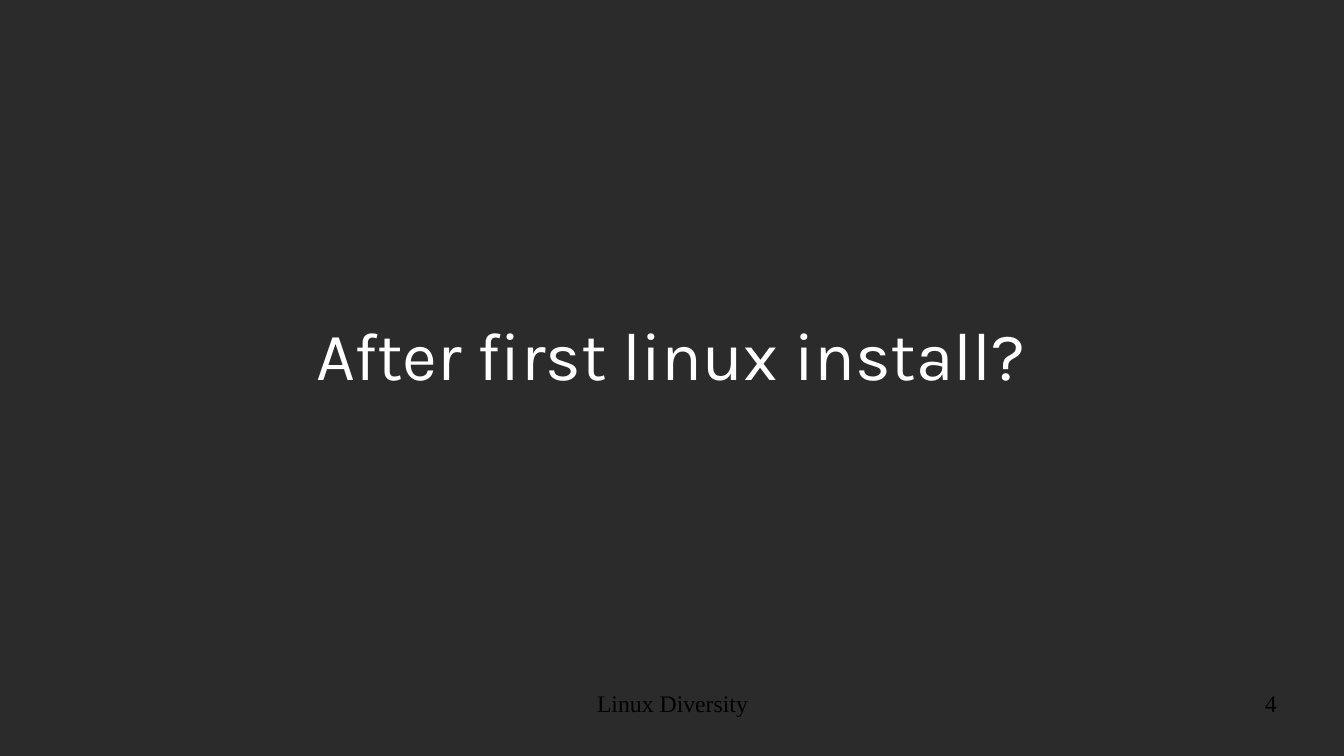
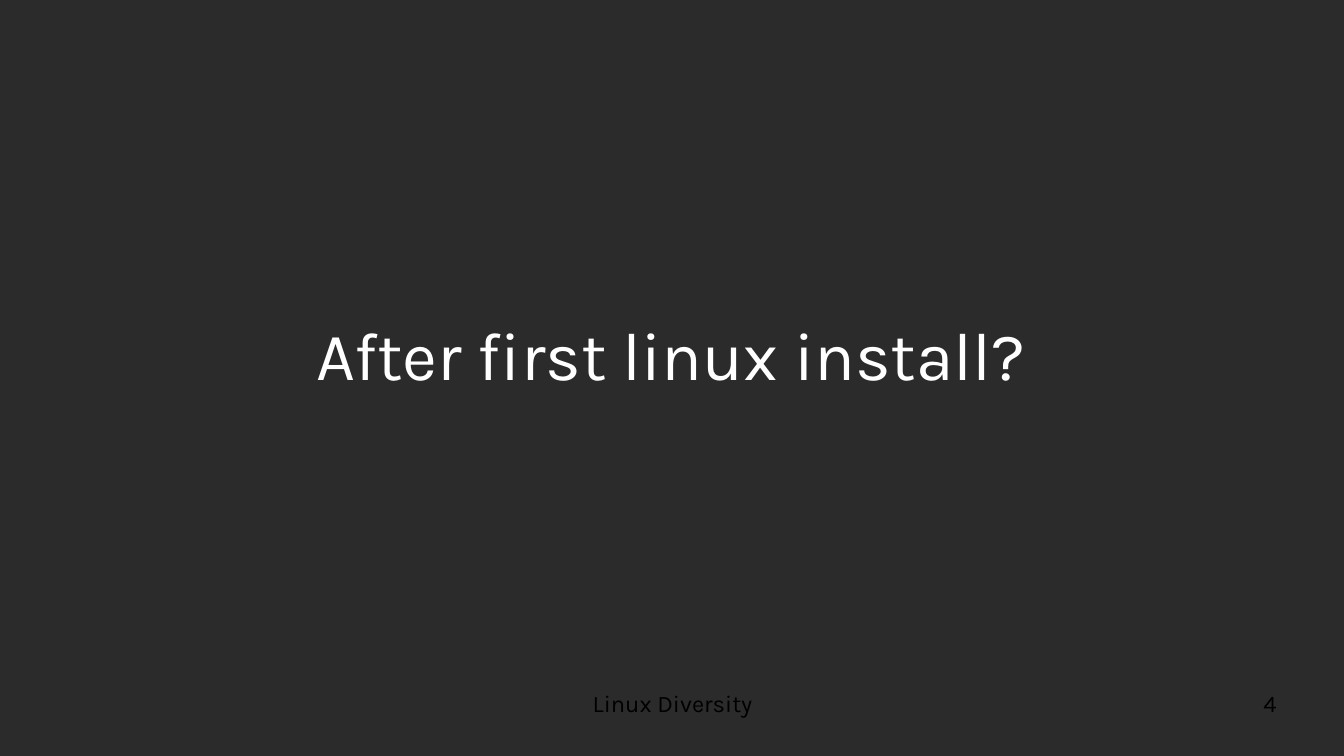
Before and after one commit to epsi-rns/epsi-rns.github.io, a slide deck: slide 4 of assets/posts/system/2020/02/presentation-linux-diversity.odp. Drawn at 1344x756 pixels with LibreOffice and Linux fonts; fonts in the diff are those of the drawing; background and template pictures are left out; a plain dark background stands for a picture behind light text. Boxes give left, top, right and bottom in pixels: in the first picture for what was removed or moved away, otherwise in the second. Text is boxed around its words. In the diff, an @@ line names an element or a change of style, - is before the commit and + after.

Commit message:
presentation: Linux Diversity: PDF Version

```diff
--- a/assets/posts/system/2020/02/presentation-linux-diversity.odp
+++ b/assets/posts/system/2020/02/presentation-linux-diversity.odp
@@ text "Linux Diversity" at <box>593,696,752,717</box>: font Times New Roman to Karla @@
```
Also in this commit, not shown: 38 other slides changed, 1 other file.
